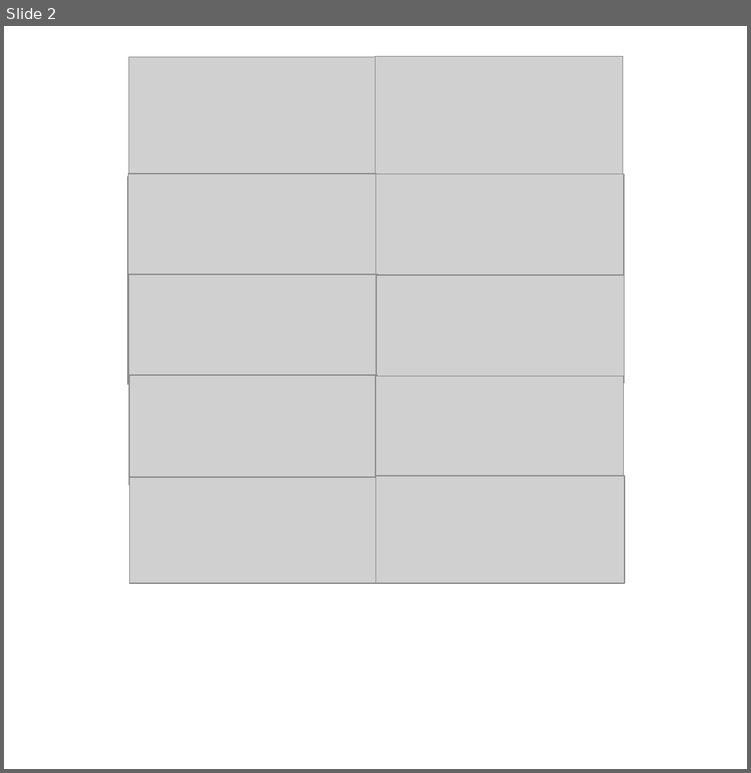
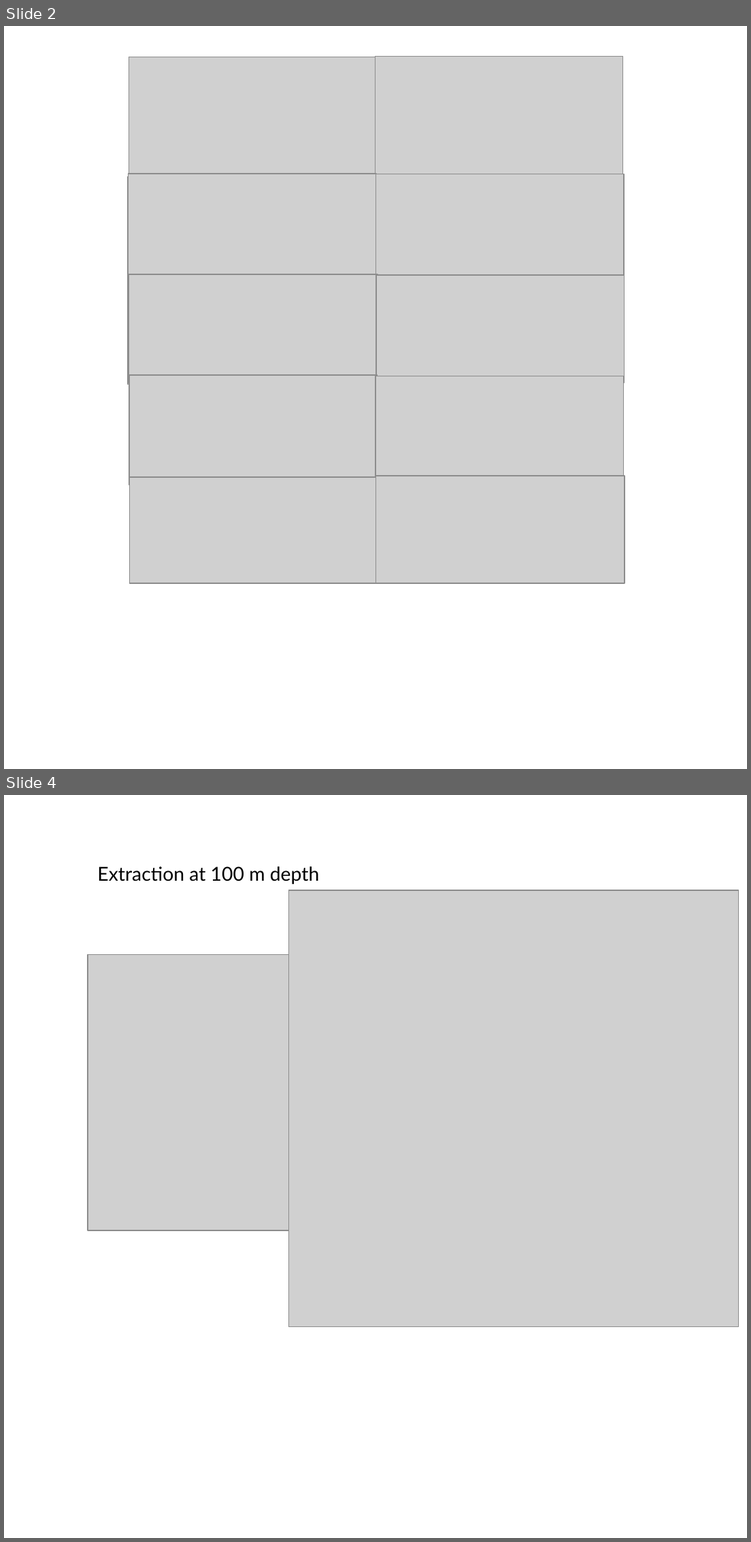
Before and after one commit to tiabottger/LO_user, a slide deck: intermodel_comparison/2013_rerun.pptx. Shown one above the other, each under a label of ours: slide 2 before the commit, slides 2 and 4 after it; the slides between them are not shown. The pictures are 751x773 and 751x1542 pixels, drawn with LibreOffice and Linux fonts; fonts in the diff are those of the drawing; grey boxes stand for pictures. Boxes give left, top, right and bottom in pixels: in the first picture for what was removed or moved away, otherwise in the second. Text is boxed around its words. In the diff, an @@ line names an element or a change of style, - is before the commit and + after.

```diff
--- a/intermodel_comparison/2013_rerun.pptx
+++ b/intermodel_comparison/2013_rerun.pptx
@@ slide 4 added at (4,795,747,1538), background #FFFFFF @@
@@ text added at (97,866,320,884), 14 pt, text #000000 @@
+Extraction at 100 m depth
@@ picture added at (289,890,738,1327) @@
@@ picture added at (88,954,289,1231) @@
```
Also in this commit, not shown: 1 other slide added, 1 slide removed, 1 other file.
